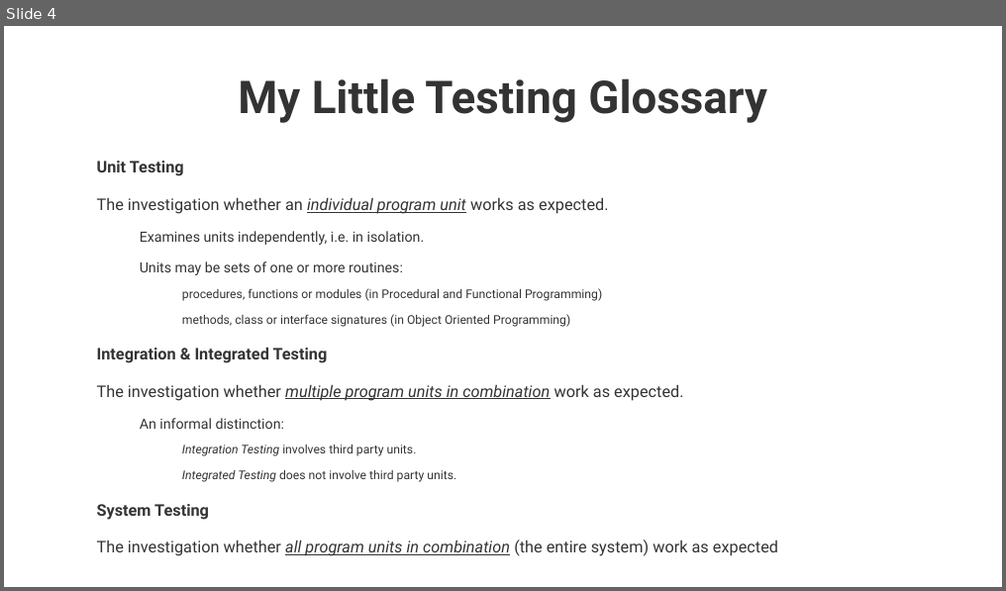
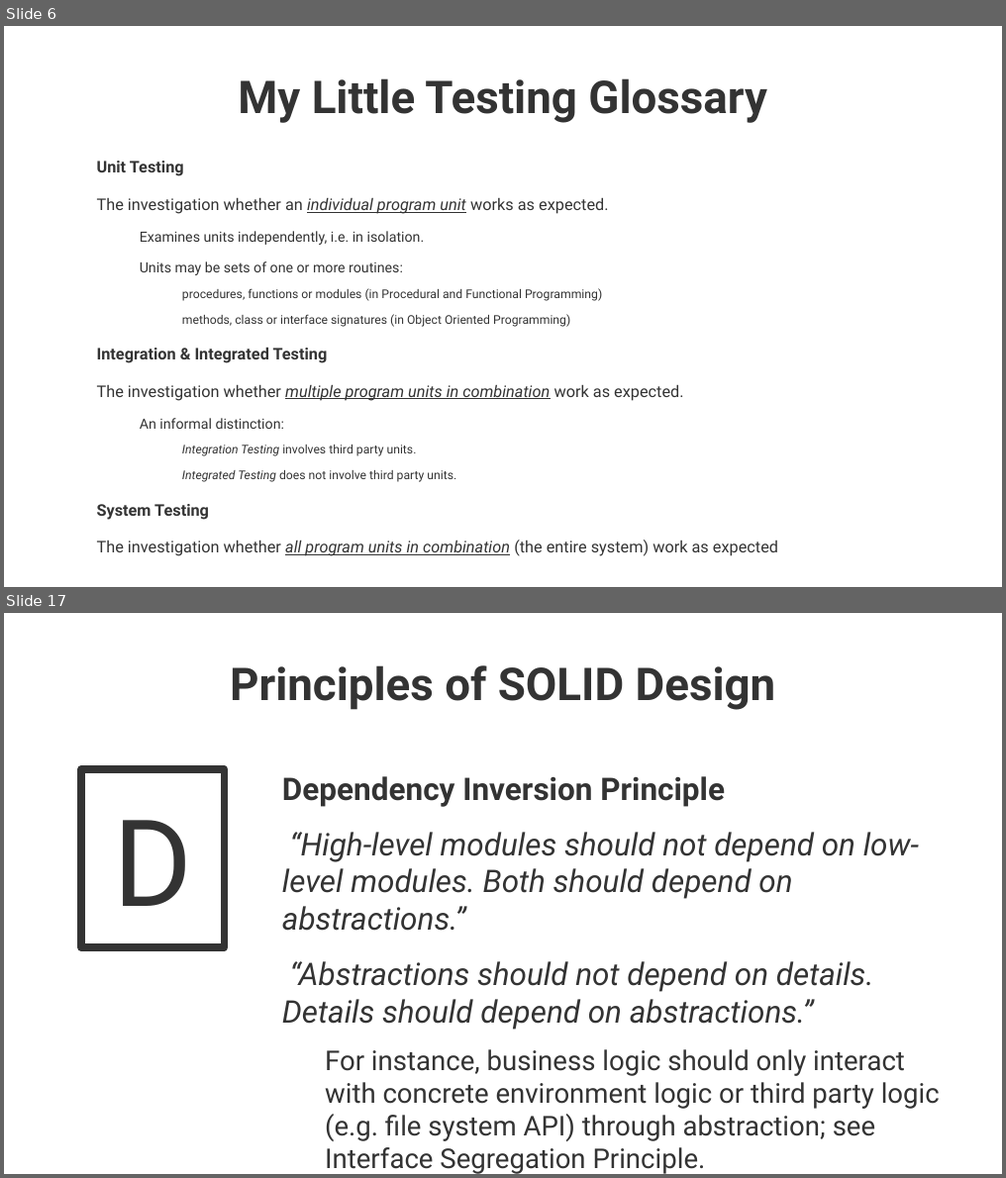
Before and after one commit to maxmeffert/SystemTesting, a slide deck: Presentation/Presentation.odp. Shown one above the other, each under a label of ours: slide 4 before the commit, slides 6 and 17 after it; the slides between them are not shown. The pictures are 1006x591 and 1006x1178 pixels, drawn with LibreOffice and Linux fonts; fonts in the diff are those of the drawing; background and template pictures are left out. Boxes give left, top, right and bottom in pixels: in the first picture for what was removed or moved away, otherwise in the second. Text is boxed around its words. In the diff, an @@ line names an element or a change of style, - is before the commit and + after.

```diff
--- a/Presentation/Presentation.odp
+++ b/Presentation/Presentation.odp
@@ slide 17 added at <box>4,613,1002,1174</box>, background picture (left out) @@
@@ title added at <box>230,665,776,710</box>, 36 pt, text #333333, bold @@
+Principles of SOLID Design
@@ rectangle added at <box>81,769,224,948</box>, outline #333333 6.01 pt, 96 pt, text #333333 @@
+D
@@ text added at <box>282,776,940,1174</box>, 24.8 pt, text #333333 @@
+Dependency Inversion Principle
+1) “High-level modules should not depend on low-level modules. Both should depend on abstractions.”
+2) “Abstractions should not depend on details. Details should depend on abstractions.”
+  For instance, business logic should only interact with concrete environment logic or third party logic (e.g. file system API) through abstraction; see Interface Segregation Principle.
@@ what was slide 4 is now slide 6 @@
```
Also in this commit, not shown: 5 slides changed, 9 other slides added, 3 slides removed, 1 other file.
